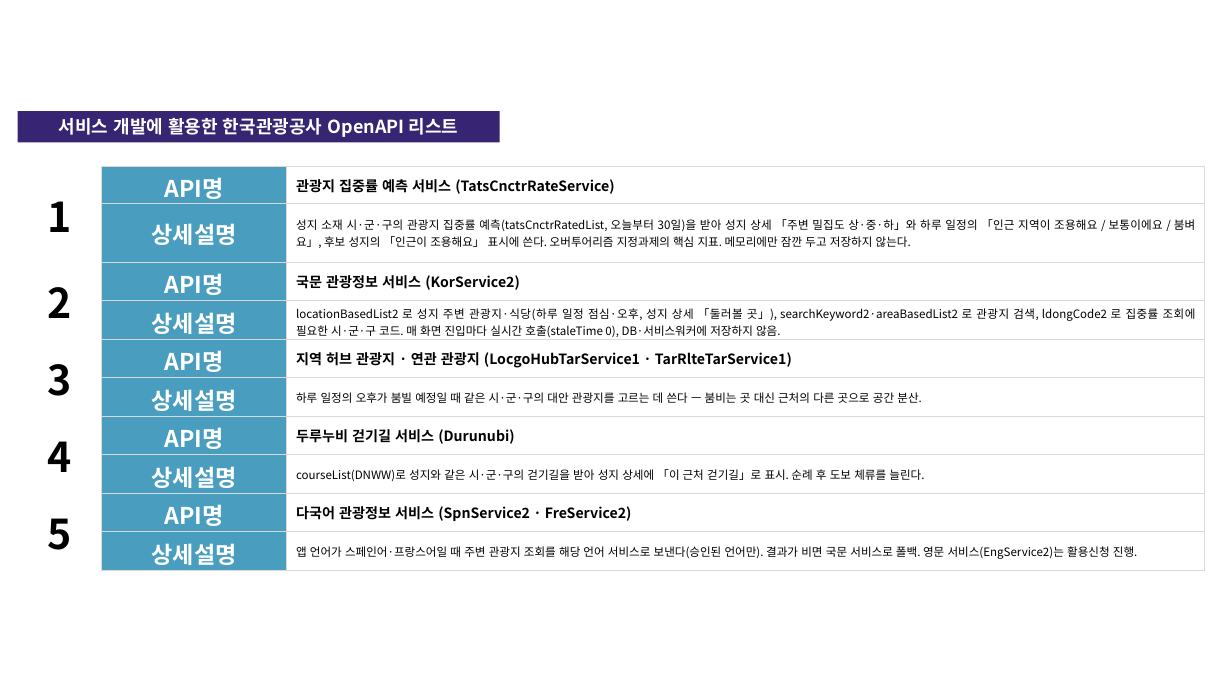
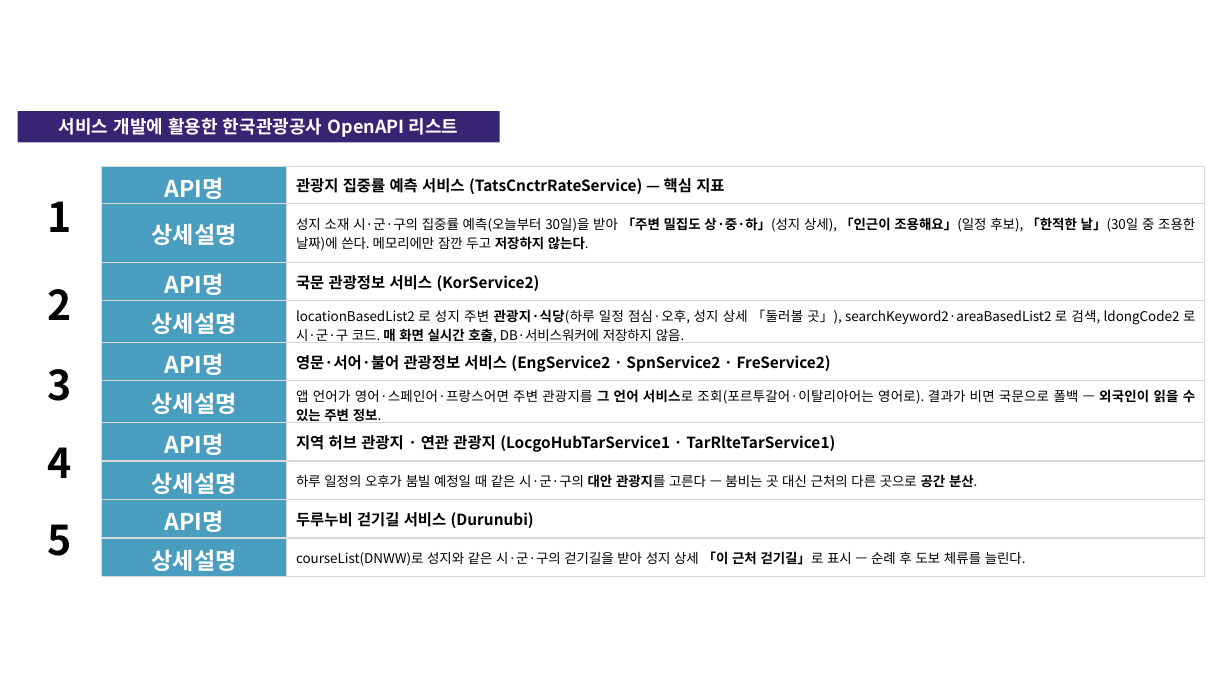
Before and after one commit to linkcontent7-huisun/visitholykorea, a slide deck: slide 10 of docs/10-product/공모전/원본-공모전제출/기능설명서_2026-09-21.pptx. Drawn at 1232x693 pixels with LibreOffice and Linux fonts; fonts in the diff are those of the drawing; background and template pictures are left out. Boxes give left, top, right and bottom in pixels: in the first picture for what was removed or moved away, otherwise in the second. Text is boxed around its words. In the diff, an @@ line names an element or a change of style, - is before the commit and + after.

```diff
--- a/docs/10-product/공모전/원본-공모전제출/기능설명서_2026-09-21.pptx
+++ b/docs/10-product/공모전/원본-공모전제출/기능설명서_2026-09-21.pptx
@@ table at box(18, 166, 1205, 575) @@
-row 1, column 3: 관광지 집중률 예측 서비스 (TatsCnctrRateService)
+row 1, column 3: 관광지 집중률 예측 서비스 (TatsCnctrRateService) — 핵심 지표
-row 2, column 3: 성지 소재 시·군·구의 관광지 집중률 예측(tatsCnctrRatedList, 오늘부터 30일)을 받아 성지 상세 「주변 밀집도 상·중·하」와 하루 일정의 「인근 지역이 조용해요 / 보통이에요 / 붐벼요」, 후보 성지의 「인근이 조용해요」 표시에 쓴다. 오버투어리즘 지정과제의 핵심 지표. 메모리에만 잠깐 두고 저장하지 않는다.
+row 2, column 3: 성지 소재 시·군·구의 집중률 예측(오늘부터 30일)을 받아 「주변 밀집도 상·중·하」(성지 상세), 「인근이 조용해요」(일정 후보), 「한적한 날」(30일 중 조용한 날짜)에 쓴다. 메모리에만 잠깐 두고 저장하지 않는다.
-row 4, column 3: locationBasedList2 로 성지 주변 관광지·식당(하루 일정 점심·오후, 성지 상세 「둘러볼 곳」), searchKeyword2·areaBasedList2 로 관광지 검색, ldongCode2 로 집중률 조회에 필요한 시·군·구 코드. 매 화면 진입마다 실시간 호출(staleTime 0), DB·서비스워커에 저장하지 않음.
+row 4, column 3: locationBasedList2 로 성지 주변 관광지·식당(하루 일정 점심·오후, 성지 상세 「둘러볼 곳」), searchKeyword2·areaBasedList2 로 검색, ldongCode2 로 시·군·구 코드. 매 화면 실시간 호출, DB·서비스워커에 저장하지 않음.
-row 5, column 3: 지역 허브 관광지 · 연관 관광지 (LocgoHubTarService1 · TarRlteTarService1)
+row 5, column 3: 영문·서어·불어 관광정보 서비스 (EngService2 · SpnService2 · FreService2)
-row 6, column 3: 하루 일정의 오후가 붐빌 예정일 때 같은 시·군·구의 대안 관광지를 고르는 데 쓴다 — 붐비는 곳 대신 근처의 다른 곳으로 공간 분산.
+row 6, column 3: 앱 언어가 영어·스페인어·프랑스어면 주변 관광지를 그 언어 서비스로 조회(포르투갈어·이탈리아어는 영어로). 결과가 비면 국문으로 폴백 — 외국인이 읽을 수 있는 주변 정보.
-row 7, column 3: 두루누비 걷기길 서비스 (Durunubi)
+row 7, column 3: 지역 허브 관광지 · 연관 관광지 (LocgoHubTarService1 · TarRlteTarService1)
-row 8, column 3: courseList(DNWW)로 성지와 같은 시·군·구의 걷기길을 받아 성지 상세에 「이 근처 걷기길」로 표시. 순례 후 도보 체류를 늘린다.
+row 8, column 3: 하루 일정의 오후가 붐빌 예정일 때 같은 시·군·구의 대안 관광지를 고른다 — 붐비는 곳 대신 근처의 다른 곳으로 공간 분산.
-row 9, column 3: 다국어 관광정보 서비스 (SpnService2 · FreService2)
+row 9, column 3: 두루누비 걷기길 서비스 (Durunubi)
-row 10, column 3: 앱 언어가 스페인어·프랑스어일 때 주변 관광지 조회를 해당 언어 서비스로 보낸다(승인된 언어만). 결과가 비면 국문 서비스로 폴백. 영문 서비스(EngService2)는 활용신청 진행.
+row 10, column 3: courseList(DNWW)로 성지와 같은 시·군·구의 걷기길을 받아 성지 상세 「이 근처 걷기길」로 표시 — 순례 후 도보 체류를 늘린다.
@@ size 11 to 12 pt in "국문 관광정보 서비스 (KorService2)" @@
```
Also in this commit, not shown: 9 other slides changed, 4 other files.
